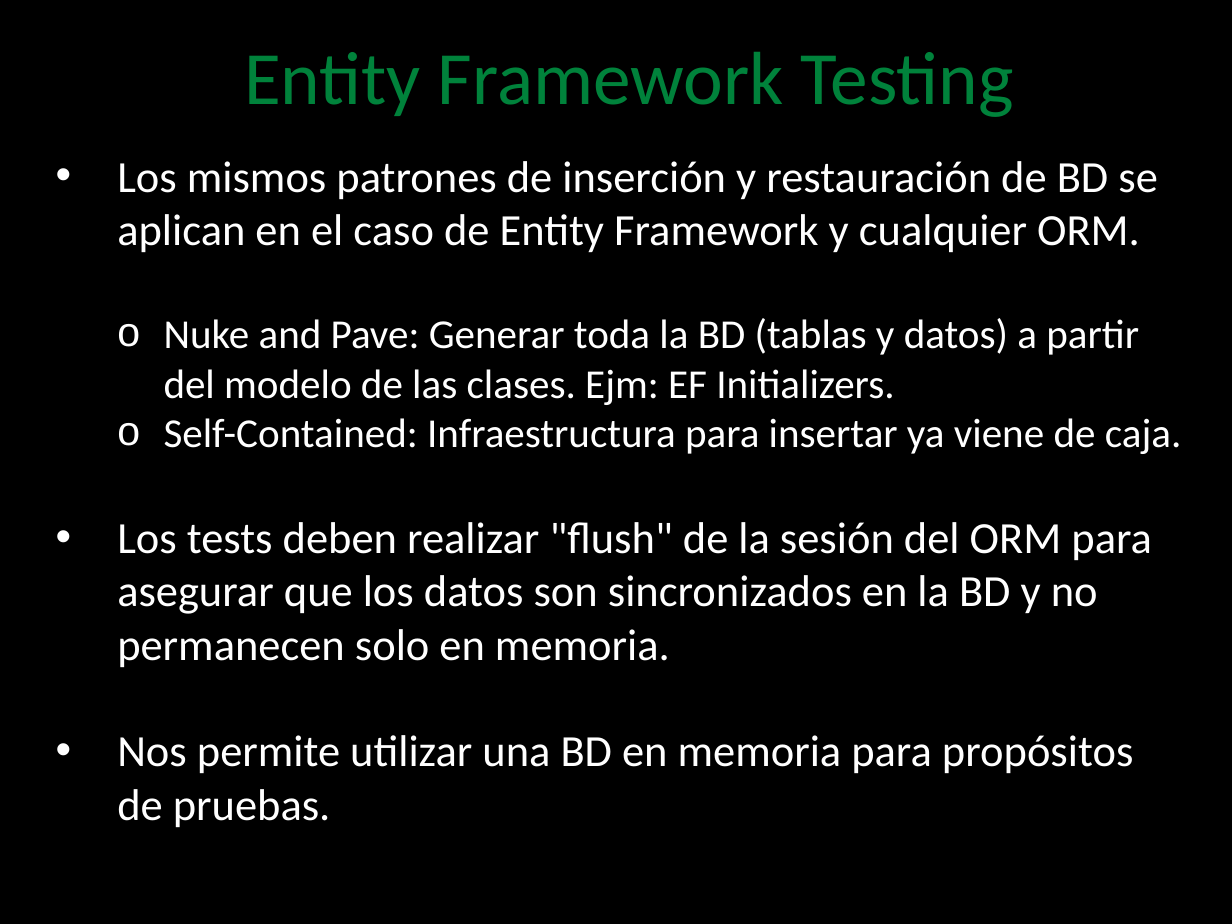
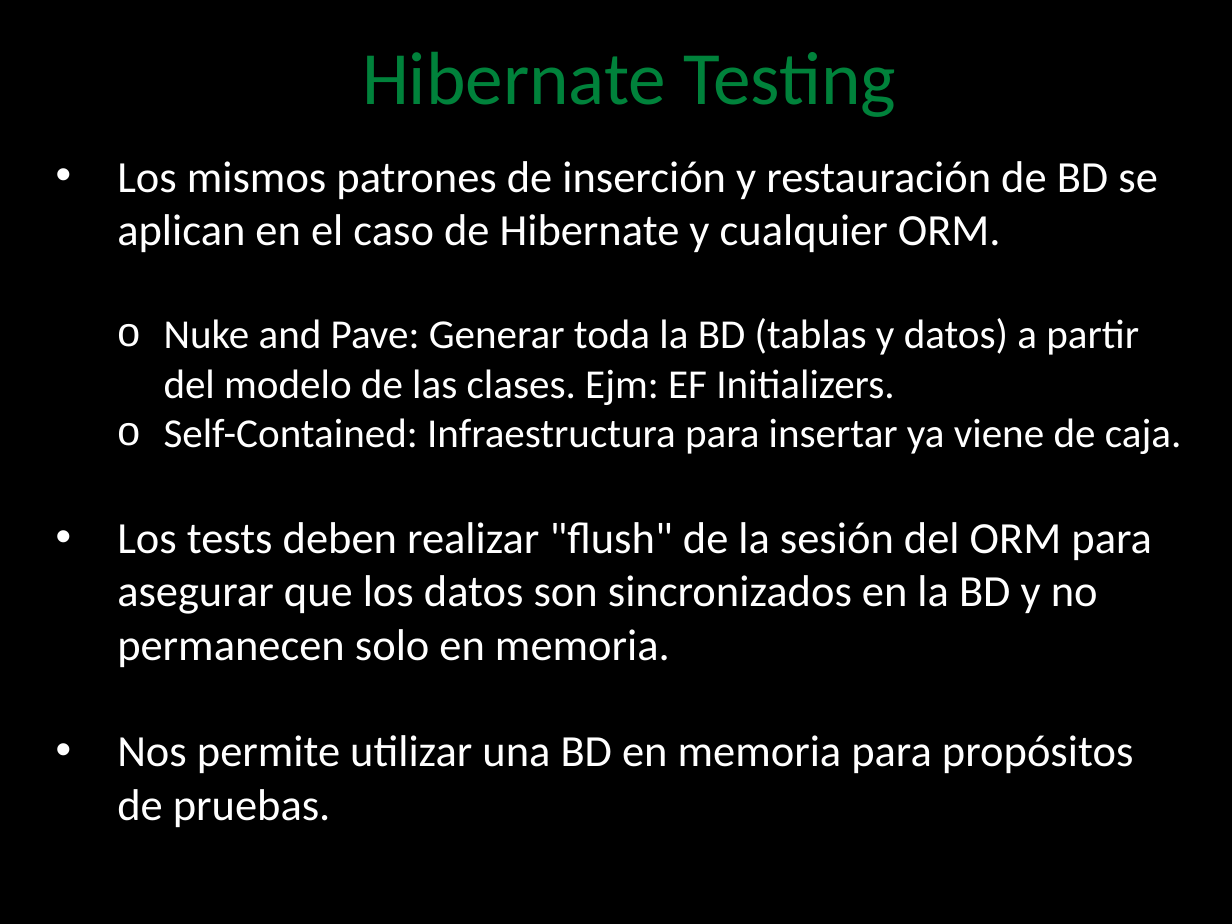
Before and after one commit to angelnunezsalazar/Test-Automation-Java, a slide deck: slide 22 of Diapositivas/4. Database Testing.pptx. Drawn at 1232x924 pixels with LibreOffice and Linux fonts; fonts in the diff are those of the drawing; background and template pictures are left out. Boxes give left, top, right and bottom in pixels: in the first picture for what was removed or moved away, otherwise in the second. Text is boxed around its words. In the diff, an @@ line names an element or a change of style, - is before the commit and + after.

```diff
--- a/Diapositivas/4. Database Testing.pptx
+++ b/Diapositivas/4. Database Testing.pptx
@@ title at box(362, 52, 896, 117): text changed @@
-Entity Framework Testing
+Hibernate Testing
@@ text at box(117, 161, 1157, 253): text changed @@
-• Los mismos patrones de inserción y restauración de BD se aplican en el caso de Entity Framework y cualquier ORM.
+• Los mismos patrones de inserción y restauración de BD se aplican en el caso de Hibernate y cualquier ORM.
```
Also in this commit, not shown: 1 other slide changed, 35 other files.
